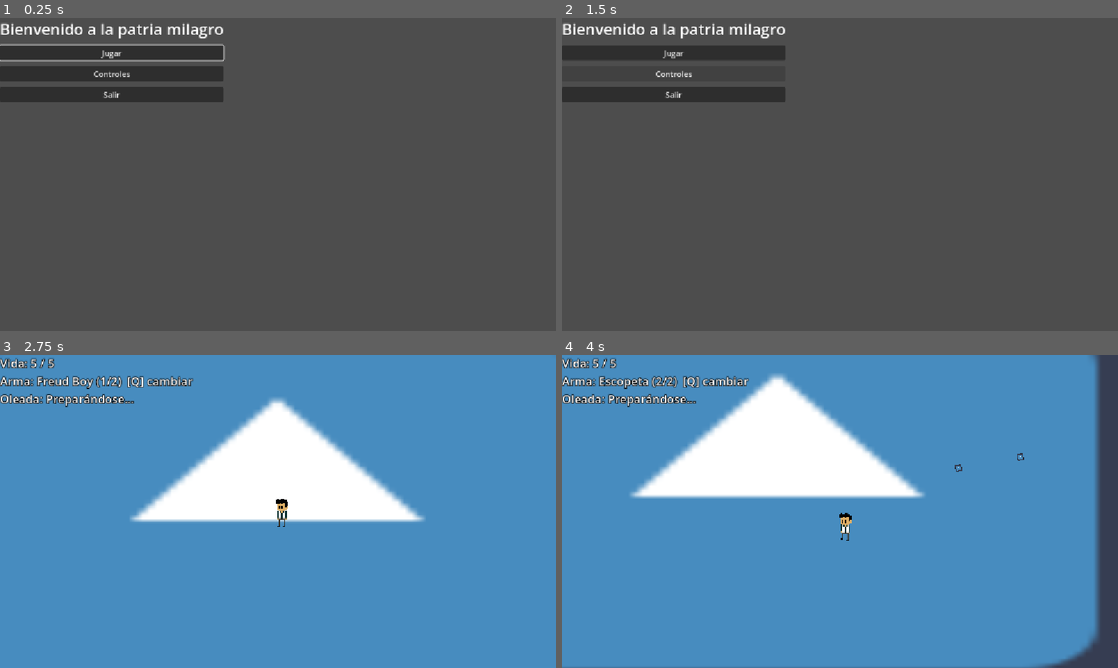
Above: before the commit, frames 1-4 (two rows, left to right).
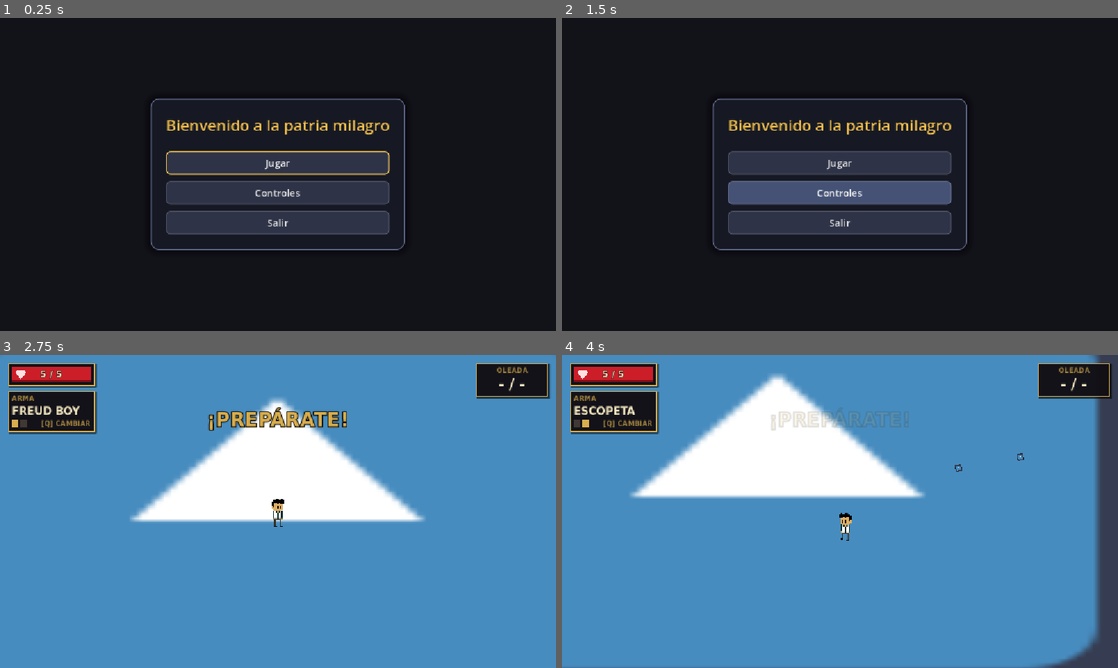
Above: after the commit, the same moments.

Repository: spoloa/Estructuras-De-Datos-2026---II
Game: Godot game, scene res://scenes/MainMenu.tscn
The game is run twice, just before and just after one commit, with the same random seed, the same clock (stepped at 60 frames per second) and the same inputs. The engine's default icon, where the game draws it, is replaced by a stand-in: a white triangle on a blue panel in a dark square.
Inputs (mouse positions are in pixels of both pictures, inside the frame that each line leads up to):
- Up to frame 1 (0.25 s): no input
- Up to frame 2 (1.5 s): click "Controles" at 0.5 s; click "Controles" at 1.25 s
- Up to frame 3 (2.75 s): click "Jugar" at 2 s
- Up to frame 4 (4 s): tap Enter at 2.75 s; move the mouse to (962, 495) at 2.77 s; press the mouse at (962, 495) at 2.78 s; hold D (move_right) 2.78-3.53 s; move the mouse to (728, 527) at 3.52 s; release the mouse at (728, 527) at 3.53 s; hold S (move_down) from 3.53 s (still down); tap Q (switch_weapon) at 3.6 s

The runs differ from the first frame. In frame 1, 99% of the frame differs, in the area x 0-100%, y 0-100%; in frame 2, 99%; in frame 3, 6.8%; in frame 4, 6.1%.

Commit message:
UI mejorada!

Diff:
--- a/scripts/ui/HUD.gd
+++ b/scripts/ui/HUD.gd
@@ -1,24 +1,240 @@
 extends Label
-## HUD del juego: muestra la vida, el arma equipada y la oleada actual.
-
-## Nodo Player (lee la vida y el arma).
+
+## Nodo Player (de él se lee la vida y las armas).
 @export var player: Player
-## Nodo WaveManager (lee la oleada actual).
+## Nodo WaveManager (de él se lee la oleada actual).
 @export var wave_manager: WaveManager
-## Tamaño de la letra.
-@export var font_size: int = 24
-
-var _health_text: String = ""
-var _weapon_text: String = ""
-var _wave_text: String = ""
+
+# --- Paleta (cambiar aquí para cambiar los colores de todo el HUD) ---
+const GOLD: Color = Color(0.85, 0.68, 0.30)
+const GOLD_DIM: Color = Color(0.62, 0.50, 0.24)
+const CREAM: Color = Color(0.95, 0.90, 0.75)
+const PANEL_BG: Color = Color(0.07, 0.06, 0.08, 0.92)
+const PIP_OFF: Color = Color(0.25, 0.22, 0.20)
+const HEALTH_BG: Color = Color(0.20, 0.04, 0.06)
+const HEALTH_FILL: Color = Color(0.80, 0.12, 0.16)
+const HEALTH_FILL_DARK: Color = Color(0.50, 0.06, 0.09)
+
+## Separación del HUD con el borde de la pantalla.
+const MARGIN: int = 16
+## Ancho de la columna izquierda (barra de vida y arma).
+const COLUMN_WIDTH: float = 180.0
+
+var _health_bar: ProgressBar
+var _health_label: Label
+var _weapon_name: Label
+var _weapon_pips: HBoxContainer
+var _wave_value: Label
+var _banner: Label
+var _health_tween: Tween
+var _banner_tween: Tween
+var _last_health: int = -1
 
 
 func _ready() -> void:
-	# Letra más grande y con borde negro para que se lea sobre cualquier fondo.
-	add_theme_font_size_override("font_size", font_size)
-	add_theme_color_override("font_outline_color", Color.BLACK)
-	add_theme_constant_override("outline_size", 6)
-
+	text = ""
+	set_anchors_and_offsets_preset(Control.PRESET_FULL_RECT)
+	theme = _make_theme()
+
+	# Estructura: margen > fila [ columna izquierda | espacio | columna derecha ]
+	var margin := MarginContainer.new()
+	margin.set_anchors_and_offsets_preset(Control.PRESET_FULL_RECT)
+	for side in ["left", "top", "right", "bottom"]:
+		margin.add_theme_constant_override("margin_" + side, MARGIN)
+	add_child(margin)
+
+	var row := HBoxContainer.new()
+	margin.add_child(row)
+
+	var left := VBoxContainer.new()
+	left.add_theme_constant_override("separation", 10)
+	left.custom_minimum_size = Vector2(COLUMN_WIDTH, 0)
+	row.add_child(left)
+
+	var spacer := Control.new()
+	spacer.size_flags_horizontal = Control.SIZE_EXPAND_FILL
+	row.add_child(spacer)
+
+	var right := VBoxContainer.new()
+	row.add_child(right)
+
+	_build_health(left)
+	_build_weapon(left)
+	_build_wave(right)
+	_build_banner()
+	_ignore_mouse(self)  # el HUD nunca debe bloquear clics
+
+	_connect_signals()
+	_show_banner("¡PREPÁRATE!")
+
+
+# ---------------------------------------------------------------------------
+# Construcción de la interfaz
+# ---------------------------------------------------------------------------
+
+## Barra de vida roja con un corazón y el número de corazones ("3 / 5") dentro.
+func _build_health(parent: Control) -> void:
+	var frame := _make_frame()
+	parent.add_child(frame)
+
+	_health_bar = ProgressBar.new()
+	_health_bar.custom_minimum_size = Vector2(COLUMN_WIDTH - 20.0, 32)
+	_health_bar.show_percentage = false
+	_health_bar.min_value = 0
+
+	var background := StyleBoxFlat.new()
+	background.bg_color = HEALTH_BG
+	background.set_border_width_all(2)
+	background.border_color = Color(0, 0, 0, 0.8)
+
+	var fill := StyleBoxFlat.new()
+	fill.bg_color = HEALTH_FILL
+	fill.border_width_bottom = 5  # franja oscura abajo: da relieve a la barra
+	fill.border_color = HEALTH_FILL_DARK
+
+	_health_bar.add_theme_stylebox_override("background", background)
+	_health_bar.add_theme_stylebox_override("fill", fill)
+	frame.add_child(_health_bar)
+
+	# Corazón dibujado a la izquierda, dentro de la barra.
+	var heart := HeartIcon.new()
+	heart.custom_minimum_size = Vector2(22, 22)
+	heart.size = Vector2(22, 22)
+	heart.position = Vector2(8, 5)
+	_health_bar.add_child(heart)
+
+	# Texto centrado dentro de la barra.
+	_health_label = Label.new()
+	_health_label.set_anchors_and_offsets_preset(Control.PRESET_FULL_RECT)
+	_health_label.horizontal_alignment = HORIZONTAL_ALIGNMENT_CENTER
+	_health_label.vertical_alignment = VERTICAL_ALIGNMENT_CENTER
+	_health_label.add_theme_font_size_override("font_size", 18)
+	_health_label.add_theme_color_override("font_color", CREAM)
+	_health_label.add_theme_color_override("font_outline_color", Color.BLACK)
+	_health_label.add_theme_constant_override("outline_size", 4)
+	_health_bar.add_child(_health_label)
+
+
+## Arma equipada + una casilla por cada arma del inventario (la dorada es la equipada).
+func _build_weapon(parent: Control) -> void:
+	var frame := _make_frame()
+	parent.add_child(frame)
+
+	var col := VBoxContainer.new()
+	col.add_theme_constant_override("separation", 4)
+	frame.add_child(col)
+
+	col.add_child(_make_caption("ARMA"))
+
+	_weapon_name = Label.new()
+	_weapon_name.add_theme_font_size_override("font_size", 22)
+	_weapon_name.add_theme_color_override("font_color", CREAM)
+	col.add_child(_weapon_name)
+
+	var bottom := HBoxContainer.new()
+	col.add_child(bottom)
+
+	_weapon_pips = HBoxContainer.new()
+	_weapon_pips.add_theme_constant_override("separation", 4)
+	_weapon_pips.size_flags_vertical = Control.SIZE_SHRINK_CENTER
+	bottom.add_child(_weapon_pips)
+
+	var spacer := Control.new()
+	spacer.size_flags_horizontal = Control.SIZE_EXPAND_FILL
+	bottom.add_child(spacer)
+
+	bottom.add_child(_make_caption("[Q] CAMBIAR"))
+
+
+## Panel de la oleada actual (esquina superior derecha).
+func _build_wave(parent: Control) -> void:
+	var frame := _make_frame()
+	frame.custom_minimum_size = Vector2(150, 0)
+	parent.add_child(frame)
+
+	var col := VBoxContainer.new()
+	col.add_theme_constant_override("separation", 2)
+	frame.add_child(col)
+
+	var caption := _make_caption("OLEADA")
+	caption.horizontal_alignment = HORIZONTAL_ALIGNMENT_CENTER
+	col.add_child(caption)
+
+	_wave_value = Label.new()
+	_wave_value.text = "- / -"
+	_wave_value.horizontal_alignment = HORIZONTAL_ALIGNMENT_CENTER
+	_wave_value.add_theme_font_size_override("font_size", 30)
+	_wave_value.add_theme_color_override("font_color", CREAM)
+	col.add_child(_wave_value)
+
+
+## Aviso grande que aparece arriba al centro y se desvanece solo.
+func _build_banner() -> void:
+	var box := MarginContainer.new()
+	box.set_anchors_and_offsets_preset(Control.PRESET_FULL_RECT)
+	box.add_theme_constant_override("margin_top", 110)
+	add_child(box)
+
+	_banner = Label.new()
+	_banner.horizontal_alignment = HORIZONTAL_ALIGNMENT_CENTER
+	_banner.size_flags_vertical = Control.SIZE_SHRINK_BEGIN
+	_banner.add_theme_font_size_override("font_size", 40)
+	_banner.add_theme_color_override("font_color", GOLD)
+	_banner.add_theme_color_override("font_outline_color", Color.BLACK)
+	_banner.add_theme_constant_override("outline_size", 8)
+	_banner.modulate.a = 0.0
+	box.add_child(_banner)
+
+
+## Marco retro: fondo oscuro, borde dorado, esquinas rectas y sombra desplazada.
+func _make_frame() -> PanelContainer:
+	var panel := PanelContainer.new()
+	var style := StyleBoxFlat.new()
+	style.bg_color = PANEL_BG
+	style.border_color = GOLD
+	style.set_border_width_all(2)
+	style.set_content_margin_all(8)
+	style.shadow_color = Color(0, 0, 0, 0.6)
+	style.shadow_size = 2
+	style.shadow_offset = Vector2(3, 3)
+	panel.add_theme_stylebox_override("panel", style)
+	return panel
+
+
+## Rótulo pequeño en dorado apagado (ARMA, OLEADA...).
+func _make_caption(caption_text: String) -> Label:
+	var label := Label.new()
+	label.text = caption_text
+	label.add_theme_font_size_override("font_size", 14)
+	label.add_theme_color_override("font_color", GOLD_DIM)
+	return label
+
+
+## Tema del HUD: letra monoespaciada (Courier/Consolas) en negrita.
+## Si el sistema no tiene esas fuentes, Godot usa la suya por defecto.
+func _make_theme() -> Theme:
+	var font := SystemFont.new()
+	font.font_names = PackedStringArray(["Courier New", "Consolas", "Lucida Console", "monospace"])
+	font.font_weight = 700
+	var t := Theme.new()
+	t.default_font = font
+	t.default_font_size = 18
+	return t
+
+
+## Hace que ningún elemento del HUD capture el mouse.
+func _ignore_mouse(node: Node) -> void:
+	if node is Control:
+		(node as Control).mouse_filter = Control.MOUSE_FILTER_IGNORE
+	for child in node.get_children():
+		_ignore_mouse(child)
+
+
+# ---------------------------------------------------------------------------
+# Señales
+# ---------------------------------------------------------------------------
+
+func _connect_signals() -> void:
 	if player == null:
 		push_warning("HUD: falta asignar el Player en el Inspector")
 	else:
@@ -33,38 +249,72 @@
 	else:
 		wave_manager.wave_started.connect(_on_wave_started)
 		wave_manager.all_waves_completed.connect(_on_all_waves_completed)
-		_wave_text = "Oleada: Preparándose..."
-	_refresh()
-
-
+
+
+## La barra se llena/vacía con una animación corta y parpadea al recibir daño.
 func _on_health_changed(current: int, maximum: int) -> void:
-	_health_text = "Vida: %d / %d" % [current, maximum]
-	_refresh()
-
-
+	_health_bar.max_value = maximum
+	_health_label.text = "%d / %d" % [current, maximum]
+
+	if _health_tween != null:
+		_health_tween.kill()
+	_health_tween = create_tween()
+	_health_tween.tween_property(_health_bar, "value", float(current), 0.25)
+
+	if _last_health >= 0 and current < _last_health:
+		_health_bar.modulate = Color(1.8, 1.8, 1.8)  # destello al recibir daño
+		_health_tween.parallel().tween_property(_health_bar, "modulate", Color.WHITE, 0.25)
+	_last_health = current
+
+
+## Muestra el nombre del arma y dibuja una casilla por arma (dorada = equipada).
 func _on_weapon_changed(weapon: WeaponData, slot: int, total: int) -> void:
-	if weapon == null:
-		_weapon_text = "Sin arma"
-	else:
-		_weapon_text = "Arma: %s (%d/%d)  [Q] cambiar" % [weapon.weapon_name, slot + 1, total]
-	_refresh()
+	_weapon_name.text = "SIN ARMA" if weapon == null else weapon.weapon_name.to_upper()
+
+	for pip in _weapon_pips.get_children():
+		_weapon_pips.remove_child(pip)
+		pip.queue_free()
+	for i in total:
+		var pip := ColorRect.new()
+		pip.custom_minimum_size = Vector2(14, 14)
+		pip.color = GOLD if i == slot else PIP_OFF
+		pip.mouse_filter = Control.MOUSE_FILTER_IGNORE
+		_weapon_pips.add_child(pip)
 
 
 ## Cuando empieza una oleada, el WaveManager ya sacó esa oleada de su cola (Queue),
 ## así que las que quedan en la cola + la actual = total de oleadas.
 func _on_wave_started(number: int) -> void:
 	var total: int = number + wave_manager.waves.size()
-	_wave_text = "Oleada: %d / %d" % [number, total]
-	_refresh()
+	_wave_value.text = "%d / %d" % [number, total]
+	_show_banner("¡OLEADA %d!" % number)
 
 
 func _on_all_waves_completed() -> void:
-	_wave_text = "¡Oleadas completadas!"
-	_refresh()
-
-
-func _refresh() -> void:
-	var lines: Array[String] = [_health_text, _weapon_text]
-	if _wave_text != "":
-		lines.append(_wave_text)
-	text = "\n".join(lines)
+	_wave_value.text = "¡LISTO!"
+
+
+## Muestra un aviso grande que se desvanece solo.
+func _show_banner(message: String) -> void:
+	_banner.text = message
+	_banner.modulate.a = 1.0
+	if _banner_tween != null:
+		_banner_tween.kill()
+	_banner_tween = create_tween()
+	_banner_tween.tween_interval(1.4)
+	_banner_tween.tween_property(_banner, "modulate:a", 0.0, 0.6)
+
+
+## Corazón dibujado con dos círculos y un triángulo (no necesita imagen ni fuente).
+class HeartIcon extends Control:
+	var color: Color = Color(1.0, 0.88, 0.88)
+
+	func _draw() -> void:
+		var s: float = minf(size.x, size.y)
+		draw_circle(Vector2(s * 0.30, s * 0.32), s * 0.26, color)
+		draw_circle(Vector2(s * 0.70, s * 0.32), s * 0.26, color)
+		draw_colored_polygon(PackedVector2Array([
+			Vector2(s * 0.06, s * 0.42),
+			Vector2(s * 0.94, s * 0.42),
+			Vector2(s * 0.50, s * 0.94),
+		]), color)
--- a/scripts/ui/MenuScreen.gd
+++ b/scripts/ui/MenuScreen.gd
@@ -1,31 +1,67 @@
 class_name MenuScreen
 extends Control
-## Base para los menús: crea el fondo oscuro y una columna centrada con título.
-## PauseMenu y OptionsMenu heredan de aquí para no repetir código.
+## Base para los menús: oscurece la escena, centra un panel con título y aplica un
+## estilo común (colores, bordes redondeados, botones grandes).
+## PauseMenu, OptionsMenu, MainMenu y EndScreen heredan de aquí para no repetir código.
+##
+## Para cambiar el aspecto de TODOS los menús, basta con editar las constantes de abajo.
+
+## Qué tan oscuro queda el fondo (0.0 = nada, 1.0 = negro total).
+const DIM_ALPHA: float = 0.7
+## Ancho mínimo del panel en píxeles.
+const PANEL_MIN_WIDTH: float = 340.0
+## Tamaño de la letra del título.
+const TITLE_FONT_SIZE: int = 32
+## Duración del fundido de entrada en segundos.
+const FADE_TIME: float = 0.15
+
+const COLOR_PANEL: Color = Color(0.09, 0.10, 0.14, 0.96)
+const COLOR_PANEL_BORDER: Color = Color(0.35, 0.38, 0.52)
+const COLOR_BUTTON: Color = Color(0.18, 0.20, 0.28)
+const COLOR_BUTTON_HOVER: Color = Color(0.27, 0.32, 0.46)
+const COLOR_BUTTON_PRESSED: Color = Color(0.12, 0.14, 0.20)
+const COLOR_ACCENT: Color = Color(0.95, 0.75, 0.30)
 
 
 ## Crea el diseño base y devuelve la columna donde se agregan los elementos.
+## Estructura: [fondo oscuro] + [CenterContainer > PanelContainer > VBoxContainer].
+## El primer hijo de la columna es siempre el título.
 func build_layout(title_text: String) -> VBoxContainer:
-	set_anchors_preset(Control.PRESET_FULL_RECT)
+	set_anchors_and_offsets_preset(Control.PRESET_FULL_RECT)
+	theme = _make_theme()  # los hijos heredan este estilo
 
+	# Capa oscura que cubre toda la pantalla (y bloquea los clics hacia el juego).
 	var background := ColorRect.new()
-	background.color = Color(0, 0, 0, 0.6)
-	background.set_anchors_preset(Control.PRESET_FULL_RECT)
+	background.color = Color(0, 0, 0, DIM_ALPHA)
+	background.set_anchors_and_offsets_preset(Control.PRESET_FULL_RECT)
+	background.mouse_filter = Control.MOUSE_FILTER_STOP
 	add_child(background)
 
+	# Centra el panel en la pantalla.
 	var center := CenterContainer.new()
-	center.set_anchors_preset(Control.PRESET_FULL_RECT)
+	center.set_anchors_and_offsets_preset(Control.PRESET_FULL_RECT)
 	add_child(center)
 
+	var panel := PanelContainer.new()
+	panel.custom_minimum_size = Vector2(PANEL_MIN_WIDTH, 0)
+	panel.add_theme_stylebox_override("panel", _panel_style())
+	center.add_child(panel)
+
 	var box := VBoxContainer.new()
-	box.custom_minimum_size = Vector2(240, 0)
-	box.add_theme_constant_override("separation", 12)
-	center.add_child(box)
+	box.add_theme_constant_override("separation", 14)
+	panel.add_child(box)
 
 	var title := Label.new()
 	title.text = title_text
 	title.horizontal_alignment = HORIZONTAL_ALIGNMENT_CENTER
+	title.add_theme_font_size_override("font_size", TITLE_FONT_SIZE)
+	title.add_theme_color_override("font_color", COLOR_ACCENT)
 	box.add_child(title)
+	box.add_child(HSeparator.new())
+
+	# Aparece con un fundido suave.
+	modulate.a = 0.0
+	create_tween().tween_property(self, "modulate:a", 1.0, FADE_TIME)
 	return box
 
 
@@ -33,6 +69,49 @@
 func add_button(parent: Control, button_text: String, callback: Callable) -> Button:
 	var button := Button.new()
 	button.text = button_text
+	button.custom_minimum_size = Vector2(0, 48)
 	button.pressed.connect(callback)
 	parent.add_child(button)
 	return button
+
+
+## Tema común de los menús: estilos de botón y tamaño de letra.
+func _make_theme() -> Theme:
+	var t := Theme.new()
+	t.set_stylebox("normal", "Button", _button_style(COLOR_BUTTON))
+	t.set_stylebox("hover", "Button", _button_style(COLOR_BUTTON_HOVER))
+	t.set_stylebox("pressed", "Button", _button_style(COLOR_BUTTON_PRESSED))
+
+	# Botón seleccionado con teclado: solo un borde dorado, sin relleno.
+	var focus := _button_style(COLOR_BUTTON_HOVER)
+	focus.draw_center = false
+	focus.border_color = COLOR_ACCENT
+	t.set_stylebox("focus", "Button", focus)
+
+	t.set_font_size("font_size", "Button", 20)
+	t.set_font_size("font_size", "Label", 20)
+	return t
+
+
+## Fondo redondeado para un botón.
+func _button_style(color: Color) -> StyleBoxFlat:
+	var s := StyleBoxFlat.new()
+	s.bg_color = color
+	s.set_corner_radius_all(8)
+	s.set_border_width_all(2)
+	s.border_color = color.lightened(0.15)
+	s.set_content_margin_all(10)
+	return s
+
+
+## Estilo del panel central: oscuro, redondeado, con borde y sombra.
+func _panel_style() -> StyleBoxFlat:
+	var s := StyleBoxFlat.new()
+	s.bg_color = COLOR_PANEL
+	s.set_corner_radius_all(16)
+	s.set_border_width_all(2)
+	s.border_color = COLOR_PANEL_BORDER
+	s.set_content_margin_all(32)
+	s.shadow_size = 16
+	s.shadow_color = Color(0, 0, 0, 0.5)
+	return s
Not shown, changed: scripts/ui/HUD.gd.uid
Not shown, changed: scripts/ui/MenuScreen.gd.uid
